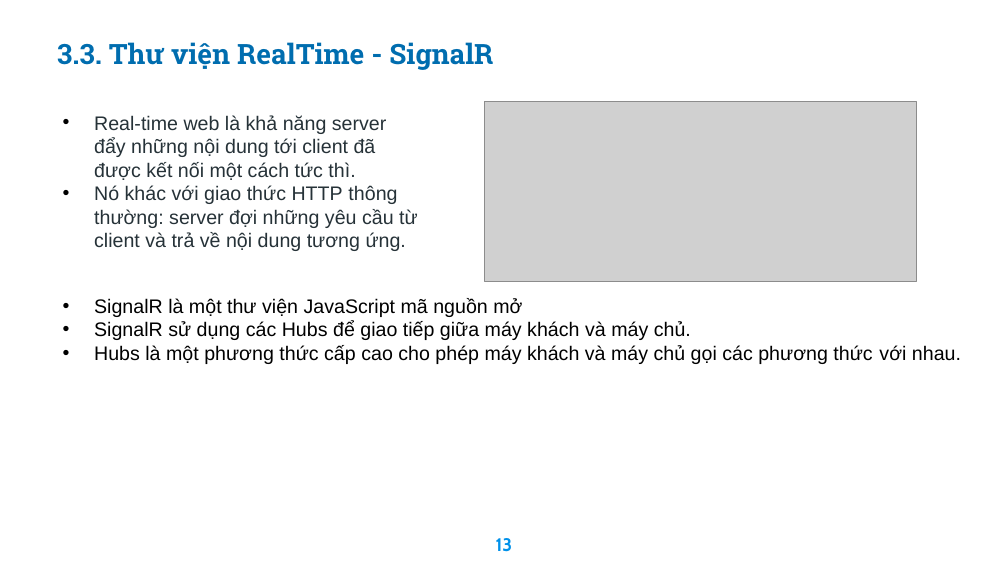
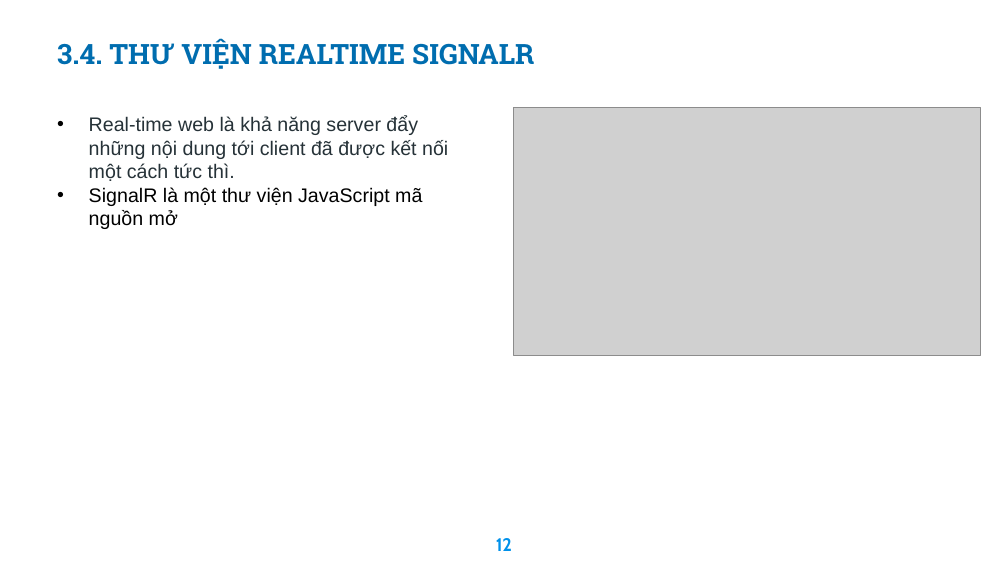
Before and after one commit to haitran2000/Ecommerce-Fashion-Website, a slide deck: slide 12 of Do An Tot Nghiep.pptx (slide 13 before the commit). Drawn at 1008x567 pixels with LibreOffice and Linux fonts; fonts in the diff are those of the drawing; grey boxes stand for pictures; background and template pictures are left out. Boxes give left, top, right and bottom in pixels: in the first picture for what was removed or moved away, otherwise in the second. Text is boxed around its words. In the diff, an @@ line names an element or a change of style, - is before the commit and + after.

```diff
--- a/Do An Tot Nghiep.pptx
+++ b/Do An Tot Nghiep.pptx
@@ text at [57,38,534,69]: text changed @@
-3.3. Thư viện RealTime - SignalR
+3.4. THƯ VIỆN REALTIME SIGNALR
@@ picture: place and size @@
-picture at [485,101,916,281]
+picture at [514,107,981,355]
@@ text at [89,187,422,229]: text changed; text colour #263238 to #000000 @@
-• Nó khác với giao thức HTTP thông thường: server đợi những yêu cầu từ client và trả về nội dung tương ứng.
+• SignalR là một thư viện JavaScript mã nguồn mở
@@ text removed at [94,298,961,364] @@
-• SignalR là một thư viện JavaScript mã nguồn mở
-• SignalR sử dụng các Hubs để giao tiếp giữa máy khách và máy chủ.
-• Hubs là một phương thức cấp cao cho phép máy khách và máy chủ gọi các phương thức với nhau.
@@ page number at [496,538,512,551]: text changed @@
-13
+12
```
Also in this commit, not shown: 11 other slides changed, 1 slide added, 6 slides removed, 20 other files.
